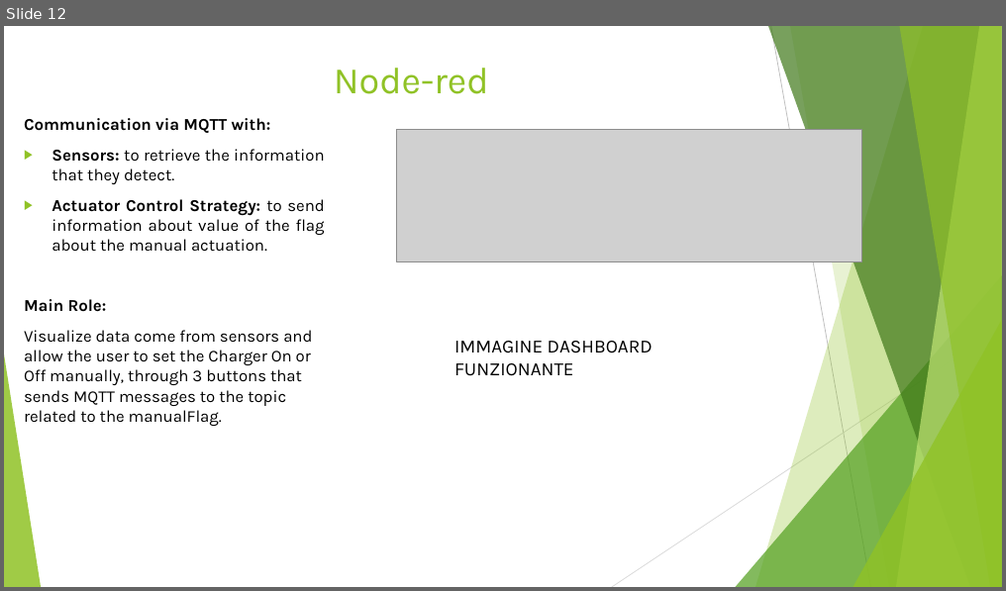
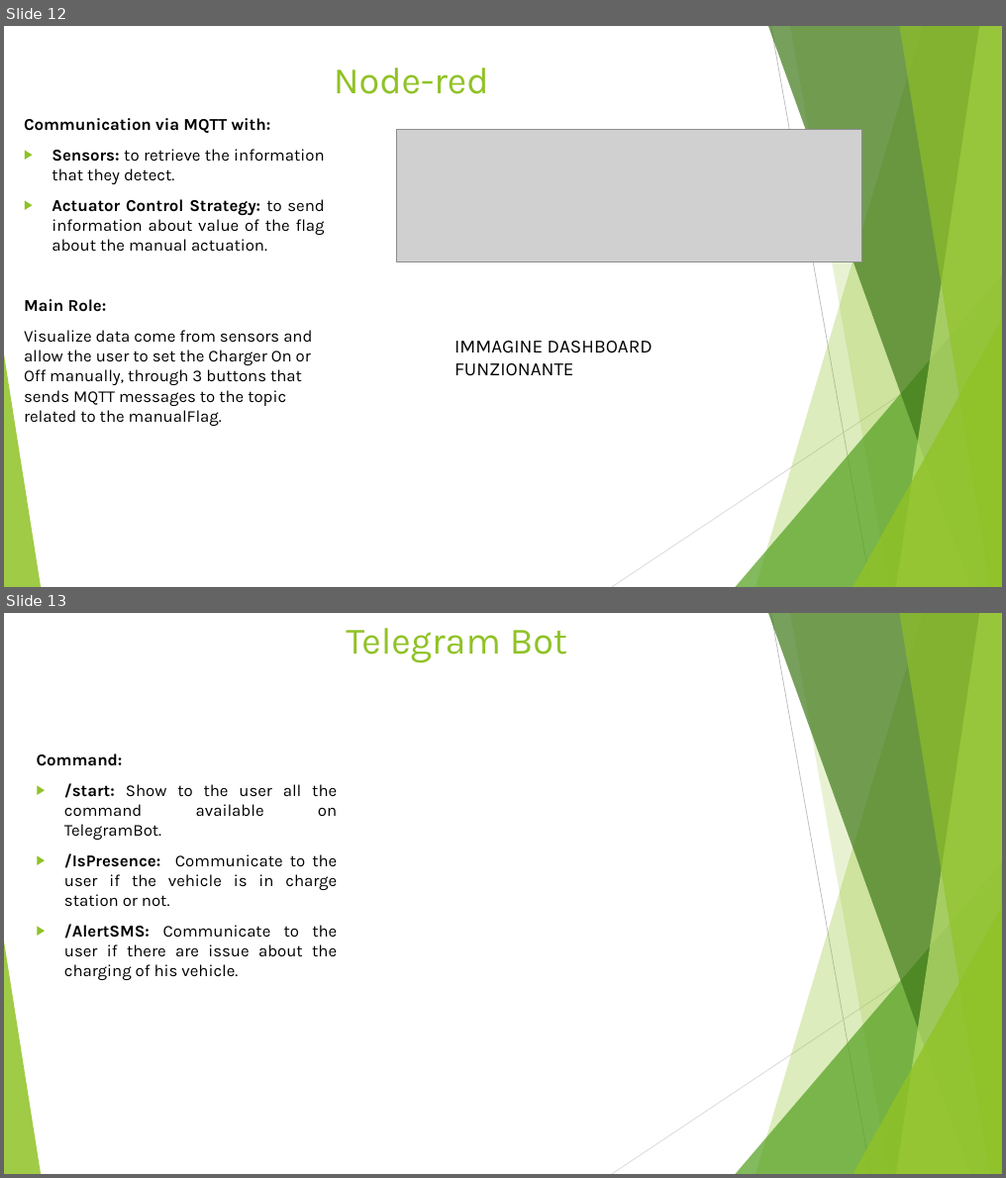
Before and after one commit to annageraci/Battery_Charger_Smart, a slide deck: Materiale Extra/Presentazione del progetto .pptx. Shown one above the other, each under a label of ours: slide 12 before the commit, slides 12 and 13 after it. The pictures are 1006x591 and 1006x1178 pixels, drawn with LibreOffice and Linux fonts; fonts in the diff are those of the drawing; grey boxes stand for pictures. Boxes give left, top, right and bottom in pixels: in the first picture for what was removed or moved away, otherwise in the second. Text is boxed around its words. In the diff, an @@ line names an element or a change of style, - is before the commit and + after.

Commit message:
TelegramBot

```diff
--- a/Materiale Extra/Presentazione del progetto .pptx
+++ b/Materiale Extra/Presentazione del progetto .pptx
@@ slide 13 added at [4,613,1002,1174], background #FFFFFF; not listed: 10 template elements that a slide beside it also shows @@
@@ title added at [346,628,567,663], 36 pt, text #90C226 @@
+Telegram Bot
@@ text added at [37,754,337,980], 16 pt, text #000000 @@
+Command:
+▶ /start: Show to the user all the command available on TelegramBot.
+▶ /IsPresence: Communicate to the user if the vehicle is in charge station or not.
+▶ /AlertSMS: Communicate to the user if there are issue about the charging of his vehicle.
```
Also in this commit, not shown: 2 other slides added, 1 slide removed.
